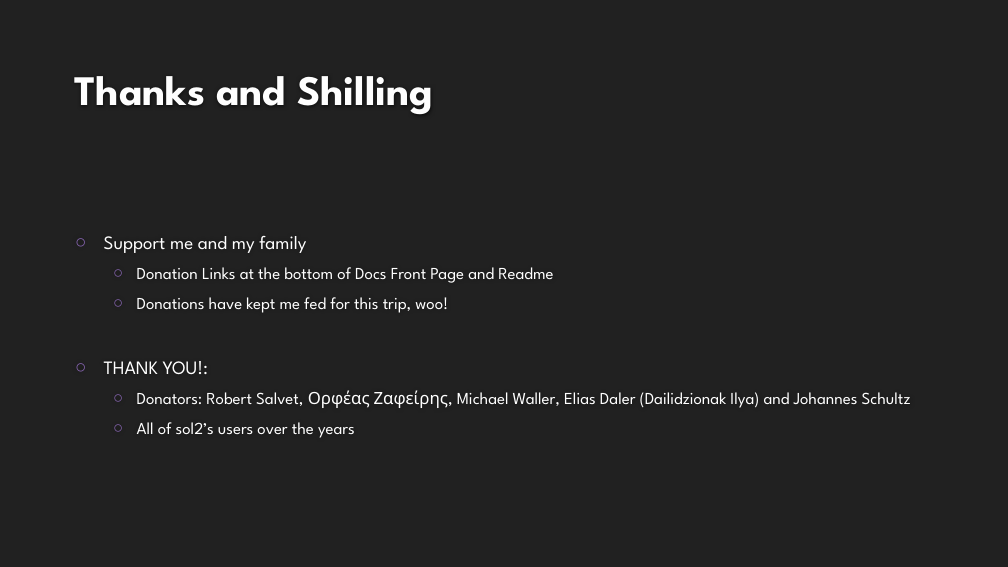
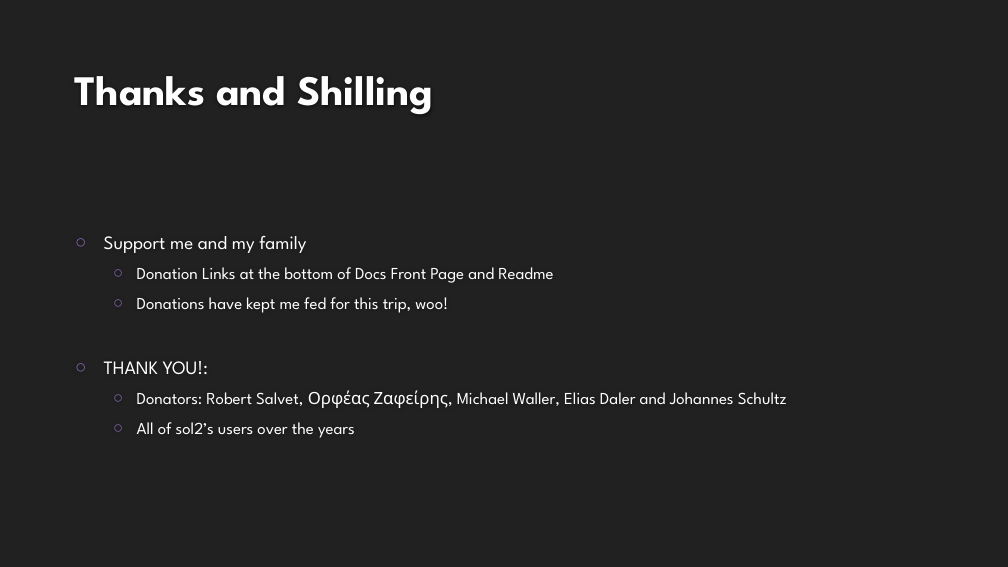
Before and after one commit to ThePhD/ThePhD.github.io, a slide deck: slide 56 of _presentations/sol2/C++ Now/2018/2018.05.10 - ThePhD - Compile Fast, Run Faster, Scale Forever.pptx. Drawn at 1008x567 pixels with LibreOffice and Linux fonts; fonts in the diff are those of the drawing; background and template pictures are left out. Boxes give left, top, right and bottom in pixels: in the first picture for what was removed or moved away, otherwise in the second. Text is boxed around its words. In the diff, an @@ line names an element or a change of style, - is before the commit and + after.

```diff
--- a/_presentations/sol2/C++ Now/2018/2018.05.10 - ThePhD - Compile Fast, Run Faster, Scale Forever.pptx
+++ b/_presentations/sol2/C++ Now/2018/2018.05.10 - ThePhD - Compile Fast, Run Faster, Scale Forever.pptx
@@ text at (137,390,787,408): text changed @@
-  ○ Donators: Robert Salvet, Ορφέας Ζαφείρης, Michael Waller, Elias Daler (Dailidzionak Ilya) and Johannes Schultz
+  ○ Donators: Robert Salvet, Ορφέας Ζαφείρης, Michael Waller, Elias Daler and Johannes Schultz
```
Also in this commit, not shown: 2 other files.
